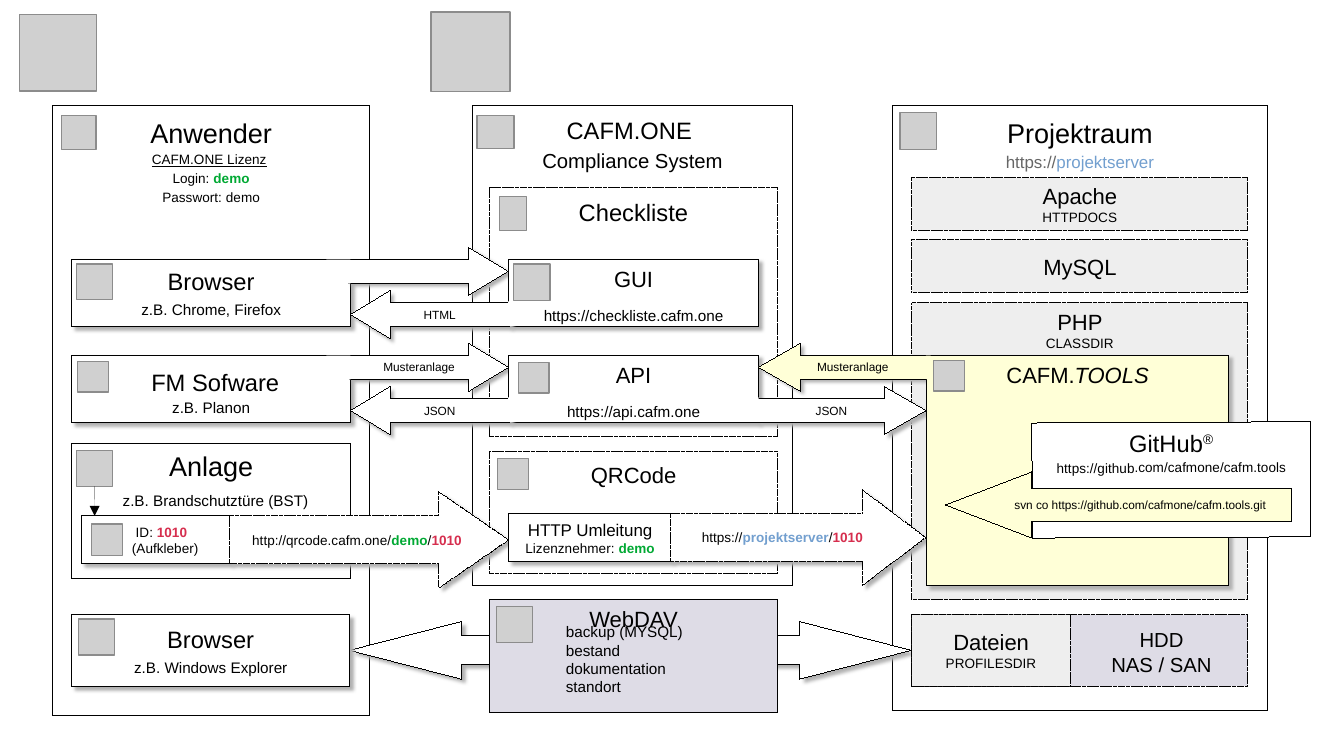
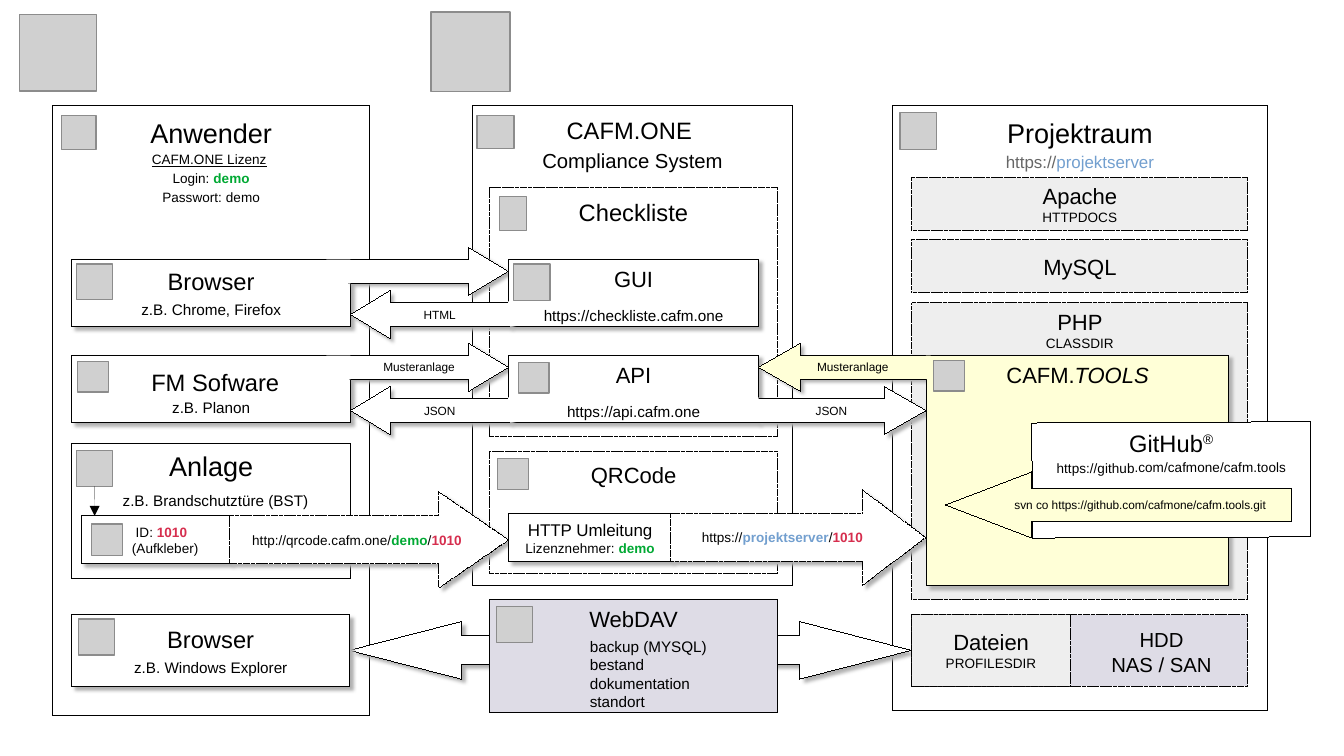
Before and after one commit to cafmone/cafm.tools, a slide deck: slide 1 of Projektraum.odp. Drawn at 1344x756 pixels with LibreOffice and Linux fonts; fonts in the diff are those of the drawing; grey boxes stand for pictures. Boxes give left, top, right and bottom in pixels: in the first picture for what was removed or moved away, otherwise in the second. Text is boxed around its words. In the diff, an @@ line names an element or a change of style, - is before the commit and + after.

```diff
--- a/Projektraum.odp
+++ b/Projektraum.odp
@@ text "backup (MYSQL)": place and size @@
-text "backup (MYSQL)" at (566,625,683,692)
+text "backup (MYSQL)" at (590,641,707,707)
```
Also in this commit, not shown: 1 other file.
